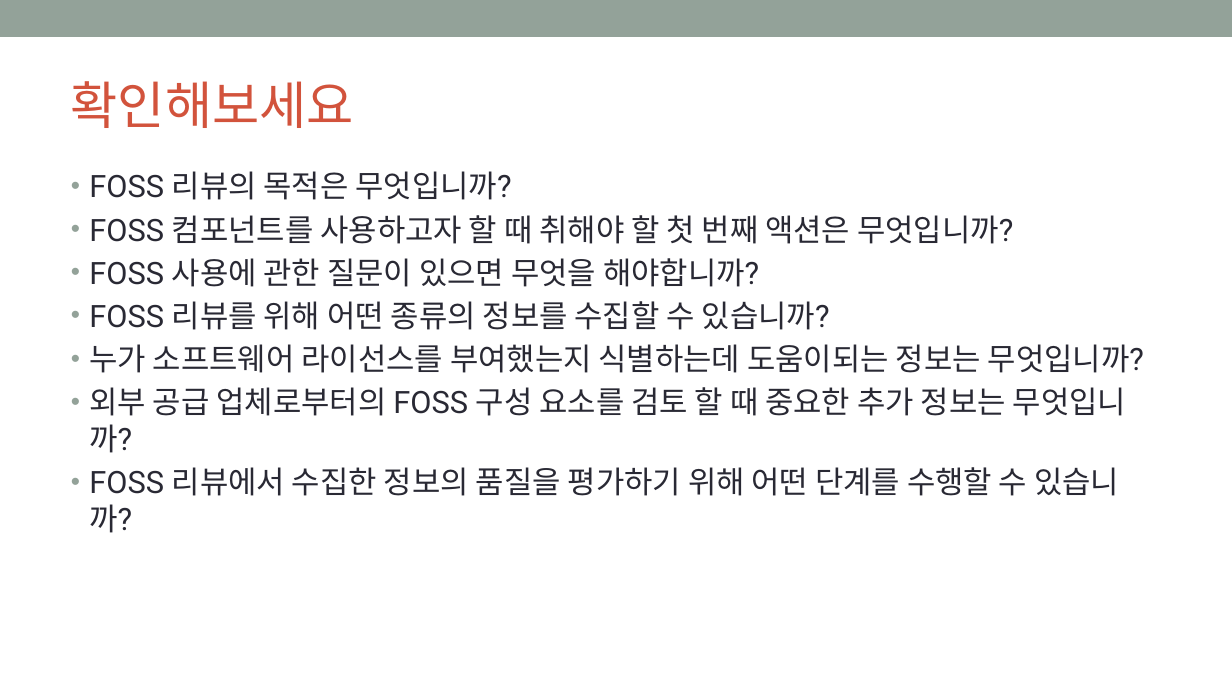
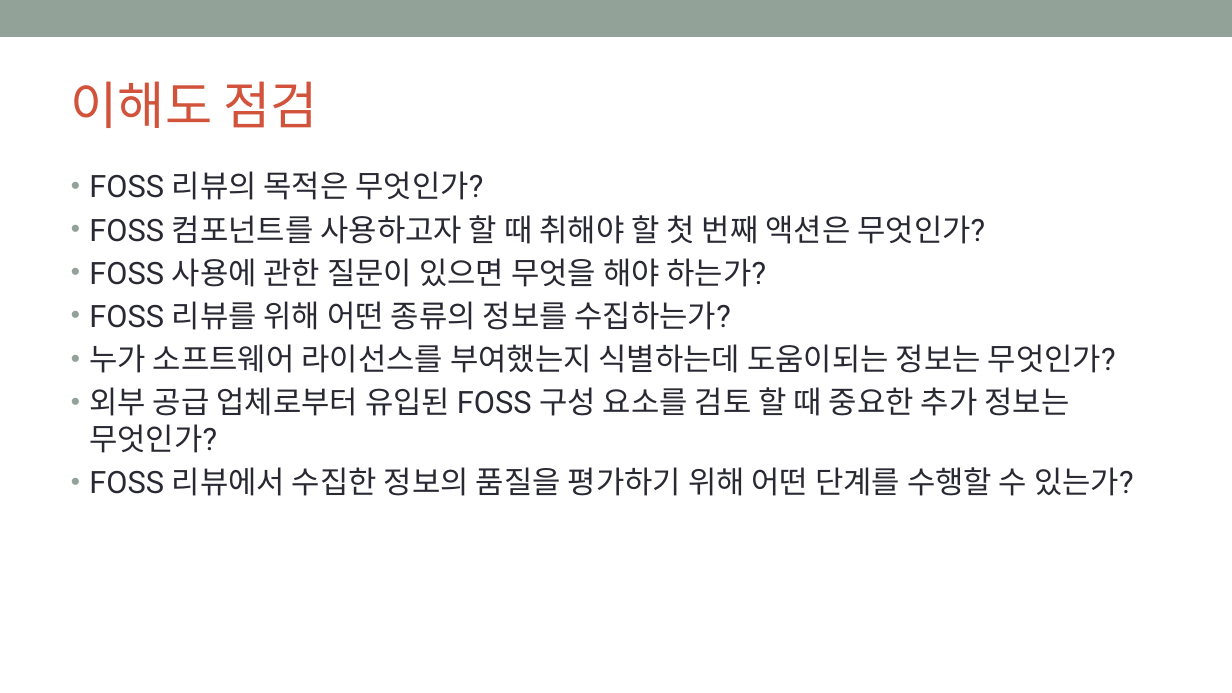
Before and after one commit to OpenChain-KWG/Curriculum-Translation-KR, a slide deck: slide 51 of target/slides/openchain-curriculum-for-1-1.pptx. Drawn at 1232x693 pixels with LibreOffice and Linux fonts; fonts in the diff are those of the drawing; background and template pictures are left out. Boxes give left, top, right and bottom in pixels: in the first picture for what was removed or moved away, otherwise in the second. Text is boxed around its words. In the diff, an @@ line names an element or a change of style, - is before the commit and + after.

```diff
--- a/target/slides/openchain-curriculum-for-1-1.pptx
+++ b/target/slides/openchain-curriculum-for-1-1.pptx
@@ title at bbox=[71, 81, 318, 128]: text changed @@
-확인해보세요
+이해도 점검
@@ text at bbox=[89, 171, 1134, 496]: text changed @@
-• FOSS 리뷰의 목적은 무엇입니까?
-• FOSS 컴포넌트를 사용하고자 할 때 취해야 할 첫 번째 액션은 무엇입니까?
-• FOSS 사용에 관한 질문이 있으면 무엇을 해야합니까?
-• FOSS 리뷰를 위해 어떤 종류의 정보를 수집할 수 있습니까?
-• 누가 소프트웨어 라이선스를 부여했는지 식별하는데 도움이되는 정보는 무엇입니까?
-• 외부 공급 업체로부터의 FOSS 구성 요소를 검토 할 때 중요한 추가 정보는 무엇입니까?
-• FOSS 리뷰에서 수집한 정보의 품질을 평가하기 위해 어떤 단계를 수행할 수 있습니까?
+• FOSS 리뷰의 목적은 무엇인가?
+• FOSS 컴포넌트를 사용하고자 할 때 취해야 할 첫 번째 액션은 무엇인가?
+• FOSS 사용에 관한 질문이 있으면 무엇을 해야 하는가?
+• FOSS 리뷰를 위해 어떤 종류의 정보를 수집하는가?
+• 누가 소프트웨어 라이선스를 부여했는지 식별하는데 도움이되는 정보는 무엇인가?
+• 외부 공급 업체로부터 유입된 FOSS 구성 요소를 검토 할 때 중요한 추가 정보는 무엇인가?
+• FOSS 리뷰에서 수집한 정보의 품질을 평가하기 위해 어떤 단계를 수행할 수 있는가?
```
Also in this commit, not shown: 53 other slides changed, 14 slides added, 14 slides removed, 8 other files.
